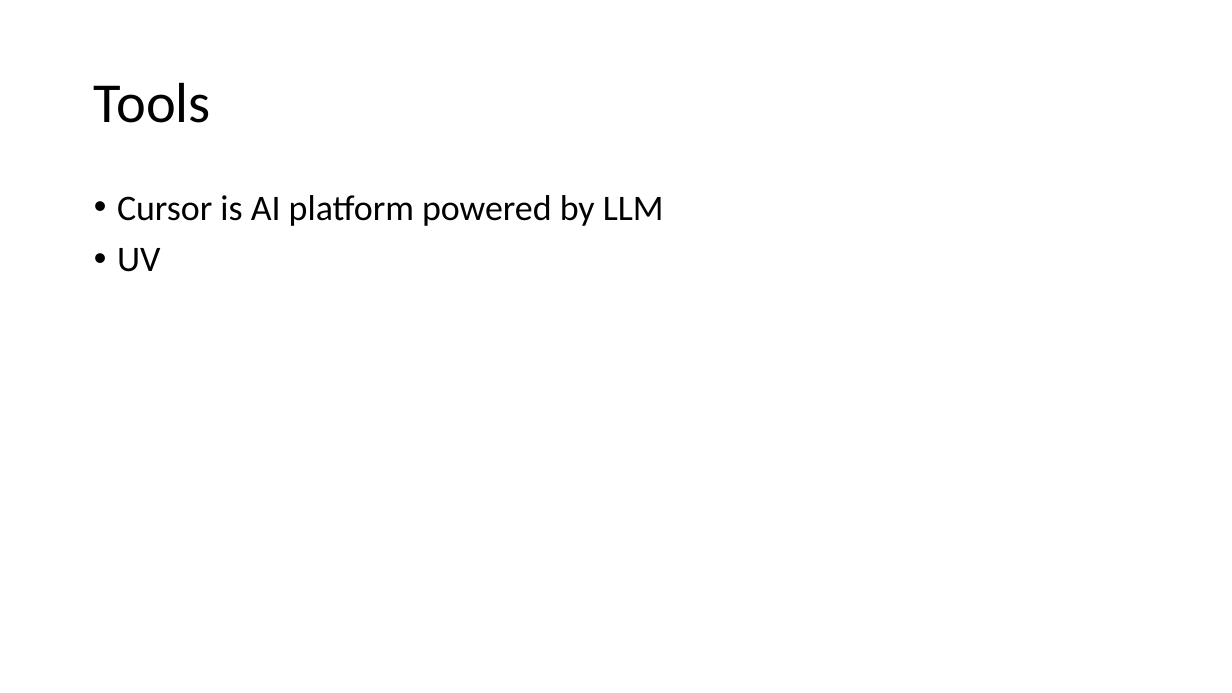
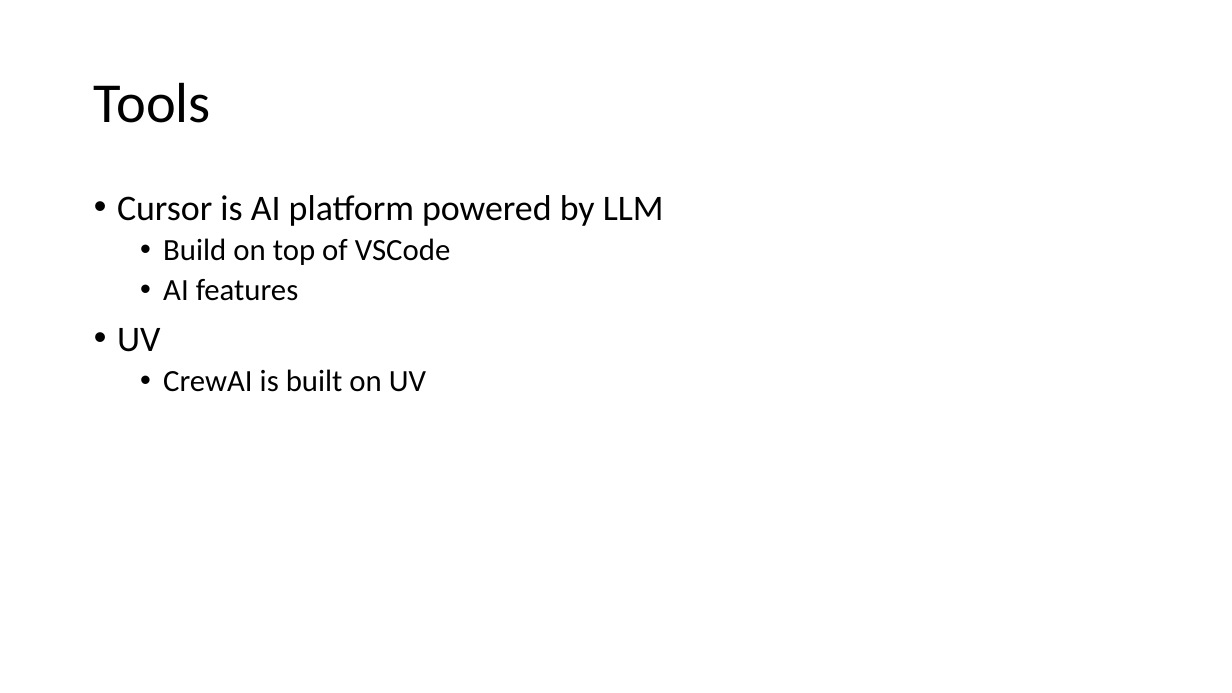
Before and after one commit to kindaichinisan/agents, a slide deck: slide 7 of wj_folder/AI Engineer Agentic Track.pptx (slide 3 before the commit). Drawn at 1232x693 pixels with LibreOffice and Linux fonts; fonts in the diff are those of the drawing. Boxes give left, top, right and bottom in pixels: in the first picture for what was removed or moved away, otherwise in the second. Text is boxed around its words. In the diff, an @@ line names an element or a change of style, - is before the commit and + after.

```diff
--- a/wj_folder/AI Engineer Agentic Track.pptx
+++ b/wj_folder/AI Engineer Agentic Track.pptx
@@ text at [163, 238, 451, 301]: paragraphs added @@
+  • Build on top of VSCode
+  • AI features
@@ text at [163, 369, 426, 392]: paragraph added @@
+  • CrewAI is built on UV
```
Also in this commit, not shown: 3 other slides changed, 11 slides added, 2 other files.
